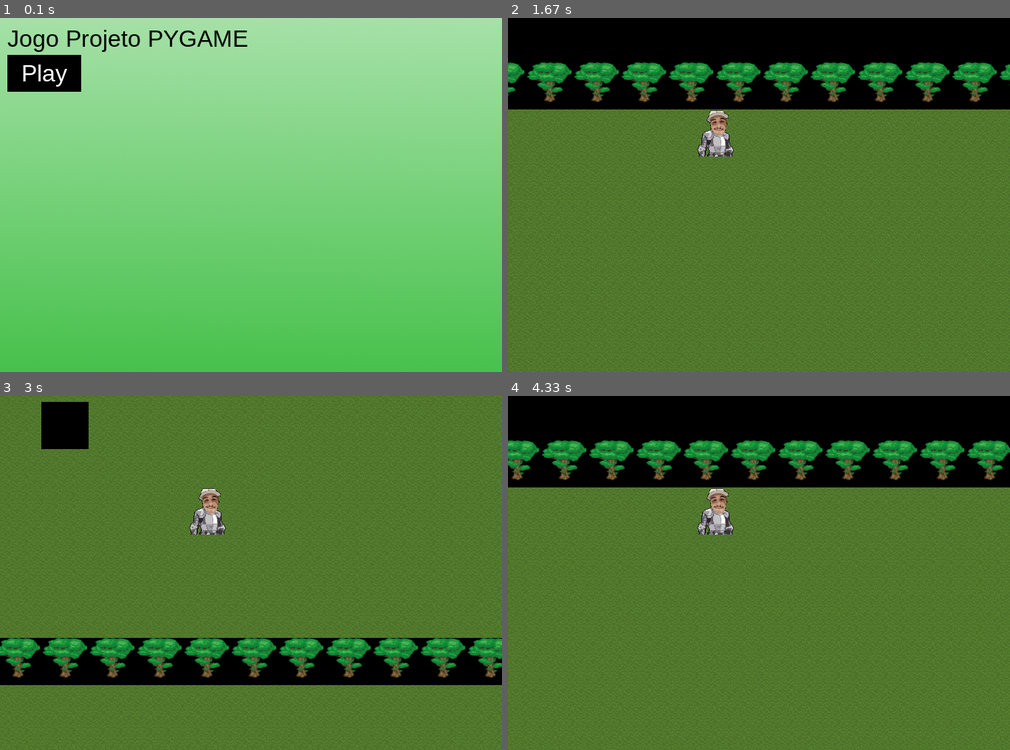
Above: before the commit, frames 1-4 (two rows, left to right).
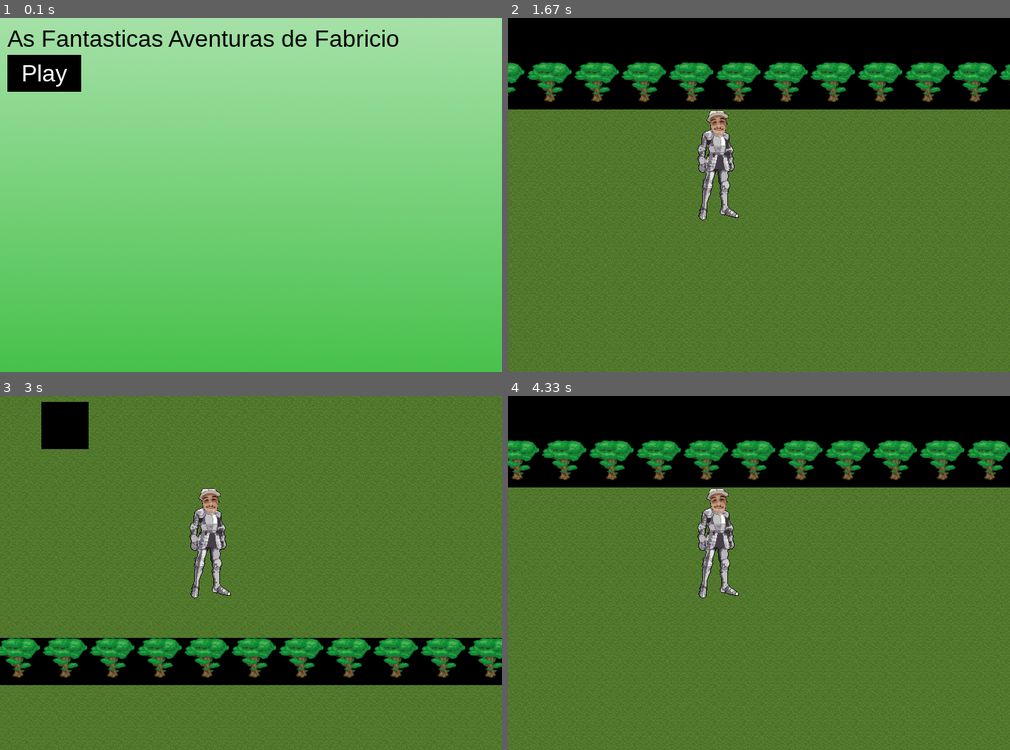
Above: after the commit, the same moments.

Repository: GabrielGalazzi/PyGame
Game: pygame game, started from Jogo/game.py
The game is run twice, just before and just after one commit, with the same random seed, the same clock (stepped at 60 frames per second) and the same inputs.
Inputs (mouse positions are in pixels of both pictures, inside the frame that each line leads up to):
- Up to frame 1 (0.1 s): no input
- Up to frame 2 (1.67 s): click (553, 74) at 0.38 s; hold D 0.67-1.13 s; move the mouse to (738, 209) at 0.7 s; hold W 1.17-1.47 s; hold D from 1.5 s (still down)
- Up to frame 3 (3 s): release D at 1.97 s; hold A 2-2.53 s; hold S 2.57-2.87 s; hold A from 2.9 s (still down)
- Up to frame 4 (4.33 s): release A at 3.3 s; hold W 3.33-3.7 s; hold D from 3.73 s (still down)

The runs differ from the first frame. In frame 1, 1.7% of the frame differs, in the area x 1-80%, y 3-10%; in frame 2, 0.8%; in frame 3, 0.8%; in frame 4, 0.8%.

Commit message:
Commit Final

Diff:
--- a/Jogo/game.py
+++ b/Jogo/game.py
@@ -13,12 +13,11 @@
         self.clock = py.time.Clock()
         self.running = True
         self.font = py.font.SysFont('Arial', 32)
-        #self.character = py.image.load('Personagem/single.png')
-        #self.arvore = py.image.load('Terreno/arvore_pronta.png')
-        #wself.character_spritesheet = spritesheet('Personagem/fafa%20_e.png')
-        #self.terreno = py.image.load("./Terreno/terreno.png")
         self.intro_bg = py.image.load('./BGs/introbackground.png')
         self.go_bg = py.image.load('./BGs/gameover.png')
+        self.musicp = py.mixer.music.load('./Musica/8-Bit-Mayhem.wav')
+        self.musicp_v = py.mixer.music.set_volume(0.4)
+
     def createTilemap (self):
         for i, row in enumerate(tilemap):
             for k, column in enumerate(row):
@@ -41,21 +40,6 @@
                 if column == 'L':
                     inimigo6(self, k, i)
 
-                if column == 'b': #Ponte
-                    if valores.inimigos_derrotados <= 1:
-                        py.image.load('./Terreno/ponte_queb_p.png')
-                    else:
-                        py.image.load('./Terreno/ponte_int_p.png')
-                if column == 'c': #Barco
-                    py.image.load('./Terreno/boat_p.png')
-                if column == 'd': #Alfandega
-                    py.image.load('./Terreno/alfandega_p.png')
-                if column == 'h': #Porta
-                    if valores.inimigos_derrotados <= 5:
-                        py.image.load('./Terreno/porta_f_p.png')
-                    else:
-                        py.image.load('./Terreno/porta_a_p.png')
-
 
     def new(self):
         # Define um novo jogo
@@ -68,23 +52,16 @@
         self.combate6 = False
 
         if self.combate1 == True:
-            print('a')
-            #combate1 = False
             numero = inimigo1
         if self.combate2 == True:
-            #combate1 = False
             numero = inimigo2
         if self.combate3 == True:
-            #combate1 = False
             numero = inimigo3
         if self.combate4 == True:
-            #combate1 = False
             numero = inimigo4
         if self.combate5 == True:
-            #combate1 = False
             numero = inimigo5
         if self.combate6 == True:
-            #combate1 = False
             numero = inimigo6
 
         self.all_sprites = py.sprite.LayeredUpdates()
@@ -95,10 +72,9 @@
         self.inimigo4 = py.sprite.LayeredUpdates()
         self.inimigo5 = py.sprite.LayeredUpdates()
         self.inimigo6 = py.sprite.LayeredUpdates()
+        self.music_play = py.mixer.music.play()
 
         self.createTilemap()
-
-
 
     def event (self):
         # Evento do jogo em loop
@@ -156,7 +132,7 @@
     def intro_screen (self):
         intro = True
 
-        title = self.font.render('Jogo Projeto PYGAME', True, PRETO)
+        title = self.font.render('As Fantasticas Aventuras de Fabricio', True, PRETO)
         title_rect = title.get_rect(x=10, y=10)
 
         play_button = botao(10, 50, 100, 50, BRANCO, PRETO, 'Play', 32)
--- a/Jogo/sprites.py
+++ b/Jogo/sprites.py
@@ -121,9 +121,6 @@
 
 
 class combate(py.sprite.Sprite): # processa o combate
-    print('yes')
-    print('opa')
-
     def __init__(self,game):
 
 
@@ -155,7 +152,6 @@
                     valores.vida_p += cura
                     valores.TURNO = 'inimigo'
 
-            print(valores.vida_i)
         elif valores.TURNO == 'inimigo':
             chance = randint(0,100)
             if chance <= 5:
@@ -194,8 +190,6 @@
     stats = {'vida' : 150,'vidamax':150, 'forca':10, 'defesa': 5, 'agilidade': 0}
     def __init__(self, game, x, y):
 
-
-
         self.game = game
         self._layer = ENEMY_LAYER
         self.groups = self.game.all_sprites, self.game.inimigo1
@@ -357,7 +351,7 @@
         self.y_change = 0
 
         imagem = py.image.load('Personagem/fafa pronto 8 bits.png')
-        self.image = py.Surface([self.width+20, self.height])
+        self.image = py.Surface([self.width+20, self.height+90])
         self.image.set_colorkey(PRETO)
         self.image.blit(imagem, (0,0))
        # self.image = self.game.character_spritesheet.get_sprite(x, y , self.width, self.height+32)
@@ -391,9 +385,6 @@
             #self.facing = 'down'
 
     def colisao_inimigo1 (self, direcao):
-        #hits = py.sprite.spritecollide(self, self.game.inimigo1, False)
-        #if hits:
-        #    self.game.combate1 = True
         if direcao == 'x':
             hits = py.sprite.spritecollide(self, self.game.inimigo1, False)
             if hits:
@@ -665,10 +656,7 @@
         self.width = TILESIZE
         self.height = TILESIZE
 
-        #self.arvore = py.image.load('Jogo/arvore_pronta.png')
         self.image = py.image.load('Terreno/arvore_pronta.png')
-
-        #self.image = self.game.arvore(0, 0, self.width, self.height) #Arvore BLOCK
 
         self.rect = self.image.get_rect()
         self.rect.x = self.x
@@ -687,7 +675,6 @@
         self.width = TILESIZE
         self.height = TILESIZE
 
-        #self.image = self.game.terreno.load.image(64, 64, self.width, self.ght) #GRAMA CHAO
         self.image = py.image.load("Terreno/terreno2.png")
 
         self.rect = self.image.get_rect()
@@ -695,7 +682,7 @@
         self.rect.y = self.y
 
 
-class botao: #botao incial do menu
+class botao: # cria botoes
     def __init__(self, x, y, width, height, fg, bg, content, fontsize):
         py.font.init()
         self.font = py.font.SysFont('Arial', fontsize)
Binary file removed: Itens_perdidos/key.gif
Binary file removed: Itens_perdidos/map.png
Binary file removed: Itens_perdidos/passaporte.png
Binary file removed: Itens_perdidos/pedra.png
Binary file removed: Itens_perdidos/remo 8bits.png
Not shown, changed: README.md
Binary file added: Rascunhos/rascunho 1.jpg
Binary file added: Rascunhos/rascunho 2.jpg
Not shown, added: Musica/8-Bit-Mayhem.mp3
Not shown, added: Musica/8-Bit-Mayhem.wav
